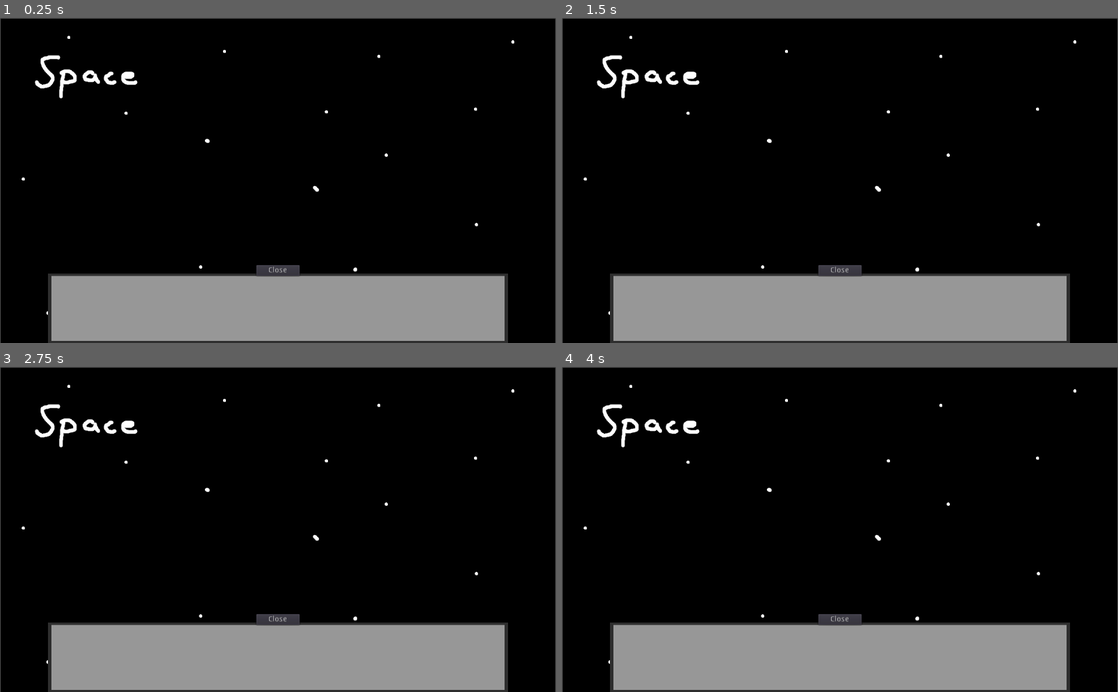
Above: before the commit, frames 1-4 (two rows, left to right).
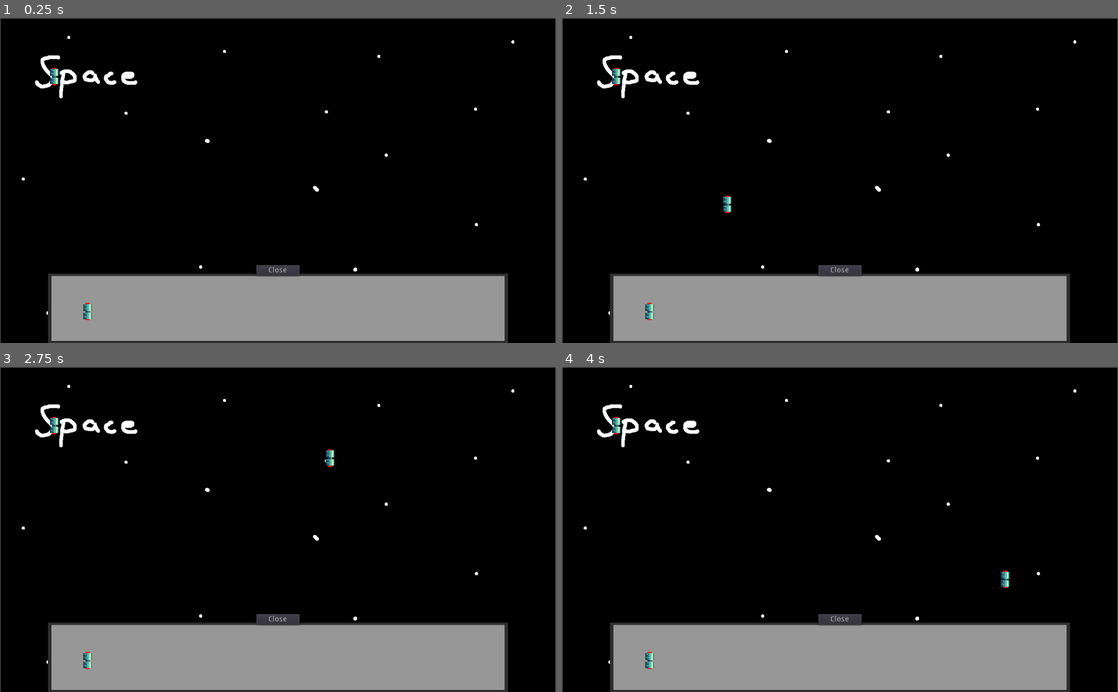
Above: after the commit, the same moments.

Repository: ynneB98/ProjectW
Game: Godot game, scene res://mainScene.tscn
Same seed, same stepped clock (60 frames per second), same inputs: the game is played once before the commit and once after it.
Inputs (mouse positions are in pixels of both pictures, inside the frame that each line leads up to):
- Up to frame 1 (0.25 s): no input
- Up to frame 2 (1.5 s): tap Enter at 0.5 s; move the mouse to (962, 164) at 0.52 s; click (962, 164) at 0.6 s; tap Space at 1.25 s; move the mouse to (728, 196) at 1.27 s; click (728, 196) at 1.35 s
- Up to frame 3 (2.75 s): tap Enter at 2 s; move the mouse to (333, 458) at 2.02 s; click (333, 458) at 2.1 s
- Up to frame 4 (4 s): tap Space at 2.75 s; move the mouse to (812, 594) at 2.77 s; click (812, 594) at 2.85 s; tap Enter at 3.5 s; move the mouse to (1006, 578) at 3.52 s; click (1006, 578) at 3.6 s

The runs differ from the first frame. In frame 1, 0.2% of the frame differs, in the area x 9-17%, y 15-93%; in frame 2, 0.2%, in the area x 9-31%, y 15-93%; in frame 3, 0.2%; in frame 4, 0.2%.

Commit message:
First Sprites Added and Basic Placing function for Modules

Diff:
--- a/Station_Scenes/Station_Tile_1.tscn
+++ b/Station_Scenes/Station_Tile_1.tscn
@@ -1,10 +1,21 @@
-[gd_scene load_steps=2 format=2]
+[gd_scene load_steps=4 format=2]
+
+[ext_resource path="res://images/Station_Sprites/Station_Modul_1x2_default.png" type="Texture" id=1]
+
+[sub_resource type="GDScript" id=2]
 
 [sub_resource type="RectangleShape2D" id=1]
-extents = Vector2( 16, 16 )
+extents = Vector2( 24, 24 )
 
 [node name="Area2D" type="Area2D"]
+position = Vector2( 24, 24 )
+script = SubResource( 2 )
+
+[node name="Sprite" type="Sprite" parent="."]
+texture = ExtResource( 1 )
 
 [node name="CollisionShape2D" type="CollisionShape2D" parent="."]
-position = Vector2( 16, 16 )
 shape = SubResource( 1 )
+
+[connection signal="input_event" from="." to="." method="_on_Module_input_event"]
+[connection signal="input_event" from="." to="." method="_on_Module_unhandled_input_event"]
--- /dev/null
+++ b/Station_Scenes/Station_Tile_2.tscn
@@ -0,0 +1,15 @@
+[gd_scene load_steps=3 format=2]
+
+[ext_resource path="res://images/Station_Sprites/Station_Modul_1x3_default.png" type="Texture" id=1]
+
+[sub_resource type="RectangleShape2D" id=1]
+extents = Vector2( 24, 24 )
+
+[node name="Area2D" type="Area2D"]
+position = Vector2( 24, 24 )
+
+[node name="Sprite" type="Sprite" parent="."]
+texture = ExtResource( 1 )
+
+[node name="CollisionShape2D" type="CollisionShape2D" parent="."]
+shape = SubResource( 1 )
--- a/mainScene.gd
+++ b/mainScene.gd
@@ -1,8 +1,11 @@
 extends Node2D
 
-onready var _area := $Station_Node
+onready var _area := $StationModul1X2Default
 
+var scene = null
 var toggle = false
+var mouse_safe: Vector2 = get_global_mouse_position()
+var instance
 # Declare member variables here. Examples:
 # var a = 2
 # var b = "text"
@@ -17,10 +20,20 @@
 #	var mouse_pos: Vector2 = get_global_mouse_position()
 #	_area.position = Vector2(stepify(mouse_pos.x,128),stepify(mouse_pos.y,128))
 
+
+
 func _process(delta):
+
 	if Input.is_action_just_pressed("ui_select_Module"):
 		toggle = !toggle
-	#if toggle == false:
+		if toggle:
+			mouse_safe = get_global_mouse_position()
+		if scene == null && instance == null:
+			var scene = load("res://Station_Scenes/Station_Tile_1.tscn")
+			instance = scene.instance()
+			add_child(instance)
+
+
 	if toggle:
 		var mouse_pos: Vector2 = get_global_mouse_position()
-		_area.position = Vector2(stepify(mouse_pos.x,16),stepify(mouse_pos.y,16))
+		instance.position = Vector2(stepify(mouse_pos.x,16),stepify(mouse_pos.y,16))
--- a/mainScene.tscn
+++ b/mainScene.tscn
@@ -1,20 +1,29 @@
-[gd_scene load_steps=4 format=2]
+[gd_scene load_steps=5 format=2]
 
 [ext_resource path="res://images/space.jpg" type="Texture" id=1]
 [ext_resource path="res://GUI/Inventory.tscn" type="PackedScene" id=2]
-
-[sub_resource type="GDScript" id=1]
+[ext_resource path="res://images/Station_Sprites/Station_Modul_1x2_default.png" type="Texture" id=3]
+[ext_resource path="res://mainScene.gd" type="Script" id=4]
 
 [node name="Main Scene" type="Node2D"]
-script = SubResource( 1 )
+script = ExtResource( 4 )
 
 [node name="Space" type="Sprite" parent="."]
-position = Vector2( 512, 301 )
+position = Vector2( 231, 267 )
 scale = Vector2( 0.798611, 0.832639 )
 texture = ExtResource( 1 )
+offset = Vector2( 351.861, 40.834 )
+
+[node name="StationModul1X2Default" type="Sprite" parent="."]
+position = Vector2( 100, 100 )
+texture = ExtResource( 3 )
 
 [node name="Inventory" parent="." instance=ExtResource( 2 )]
 margin_left = 512.0
 margin_top = 536.0
 margin_right = 512.0
 margin_bottom = 536.0
+
+[node name="StationModul1X2Default" type="Sprite" parent="Inventory"]
+position = Vector2( -350.681, -2 )
+texture = ExtResource( 3 )
Binary file added: images/Station_Sprites/Station_Modul_1x2_default.png
Not shown, added: images/Station_Sprites/Station_Modul_1x2_default.png.import
Binary file added: images/Station_Sprites/Station_Modul_1x3_default.png
Not shown, added: images/Station_Sprites/Station_Modul_1x3_default.png.import
